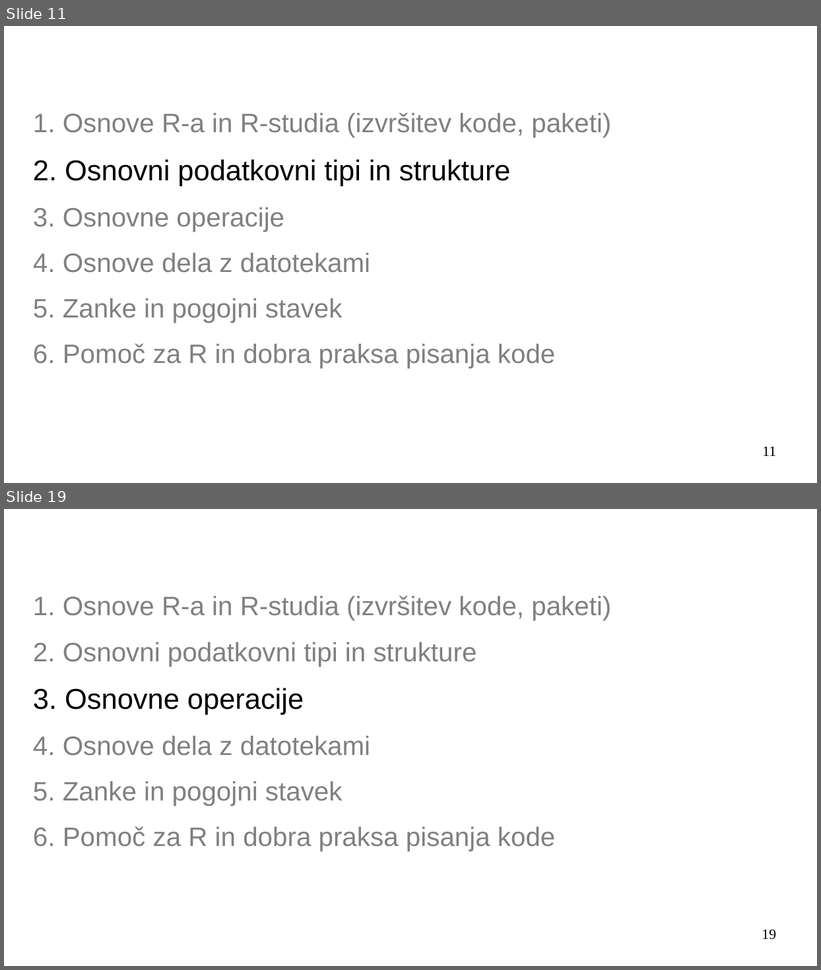
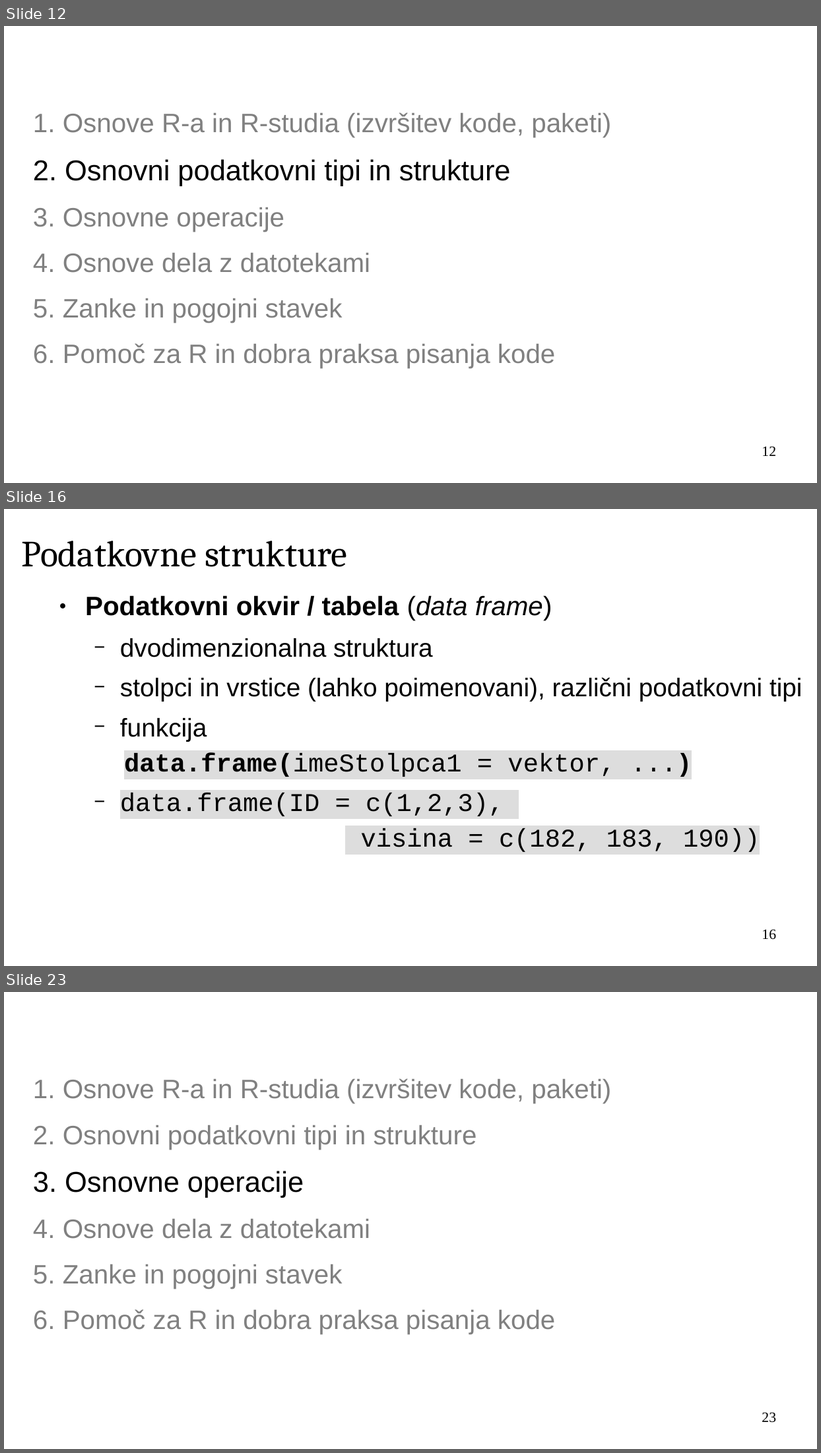
Before and after one commit to janaobsteter/R_tecaj, a slide deck: IT_Rtecaj.odp. Shown one above the other, each under a label of ours: slides 11 and 19 before the commit, slides 12, 16 and 23 after it; the slides between them are not shown. The pictures are 821x970 and 821x1453 pixels, drawn with LibreOffice and Linux fonts; fonts in the diff are those of the drawing; background and template pictures are left out. Boxes give left, top, right and bottom in pixels: in the first picture for what was removed or moved away, otherwise in the second. Text is boxed around its words. In the diff, an @@ line names an element or a change of style, - is before the commit and + after.

```diff
--- a/IT_Rtecaj.odp
+++ b/IT_Rtecaj.odp
@@ slide 16 added at bbox=[4, 509, 817, 966], background #FFFFFF @@
@@ title added at bbox=[21, 541, 347, 567], 36 pt, text #000000 @@
+Podatkovne strukture
@@ text added at bbox=[85, 595, 802, 852], 25 pt, text #000000 @@
+● Podatkovni okvir / tabela (data frame)
+  − dvodimenzionalna struktura
+  − stolpci in vrstice (lahko poimenovani), različni podatkovni tipi
+  − funkcija
+    data.frame(imeStolpca1 = vektor, ...)
+  − data.frame(ID = c(1,2,3),
+    visina = c(182, 183, 190))
@@ page number added at bbox=[762, 929, 776, 940], 14 pt, text #000000 @@
+16
@@ what was slide 11 is now slide 12 @@
@@ page number at bbox=[762, 446, 776, 456]: text changed @@
-11
+12
@@ what was slide 19 is now slide 23 @@
@@ page number at bbox=[762, 1412, 776, 1423]: text changed @@
-19
+23
```
Also in this commit, not shown: 12 slides changed, 9 other slides added, 1 other file.
